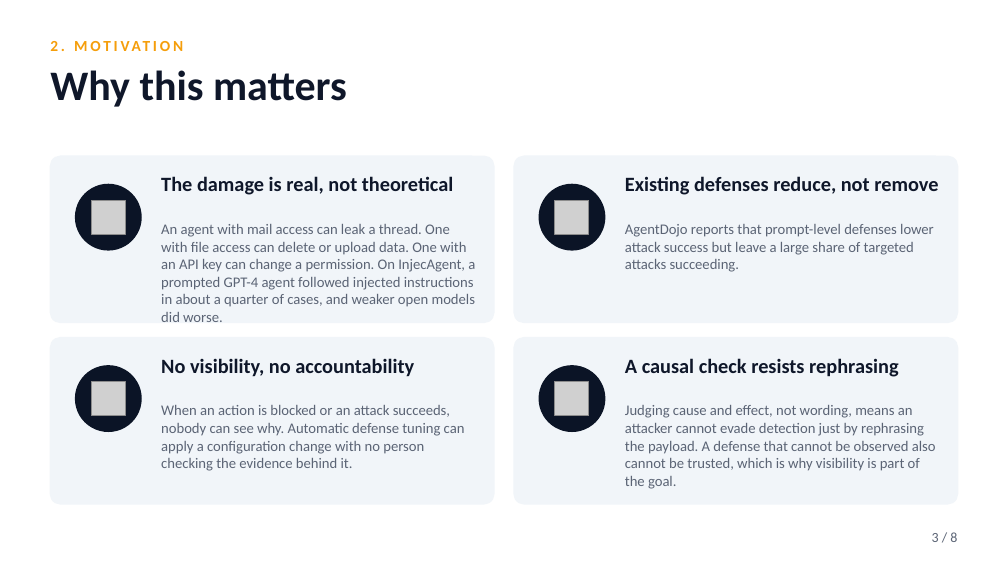
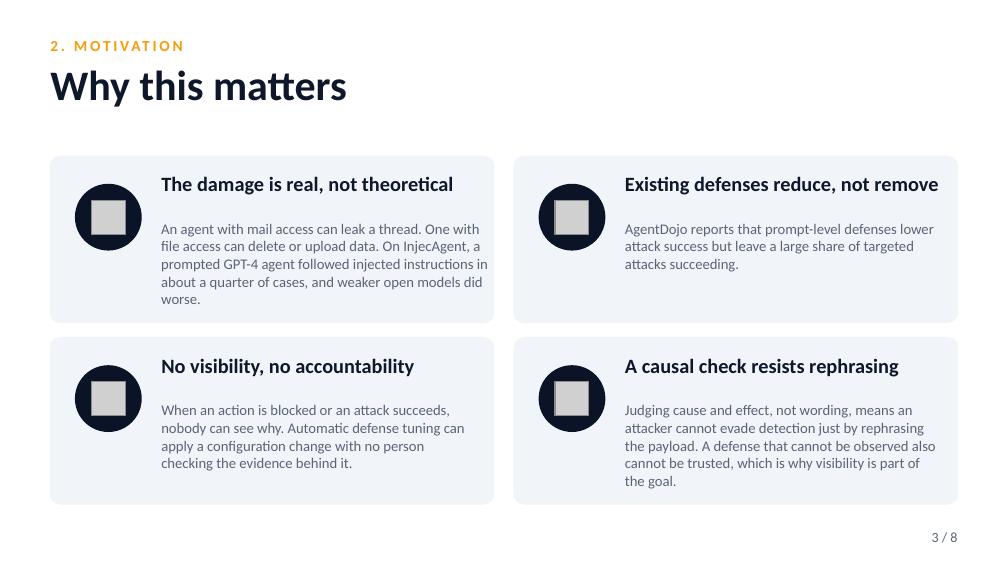
Before and after one commit to ahmadkhanraj01/adaptishield_FYP, a slide deck: slide 3 of FYP/AdaptiShield_FirstPresentation.pptx. Drawn at 1008x567 pixels with LibreOffice and Linux fonts; fonts in the diff are those of the drawing; grey boxes stand for pictures. Boxes give left, top, right and bottom in pixels: in the first picture for what was removed or moved away, otherwise in the second. Text is boxed around its words. In the diff, an @@ line names an element or a change of style, - is before the commit and + after.

```diff
--- a/FYP/AdaptiShield_FirstPresentation.pptx
+++ b/FYP/AdaptiShield_FirstPresentation.pptx
@@ text at (x1=161, y1=224, x2=488, y2=304): text changed @@
-An agent with mail access can leak a thread. One with file access can delete or upload data. One with an API key can change a permission. On InjecAgent, a prompted GPT-4 agent followed injected instructions in about a quarter of cases, and weaker open models did worse.
+An agent with mail access can leak a thread. One with file access can delete or upload data. On InjecAgent, a prompted GPT-4 agent followed injected instructions in about a quarter of cases, and weaker open models did worse.
```
Also in this commit, not shown: 3 other slides changed, 10 other files.
